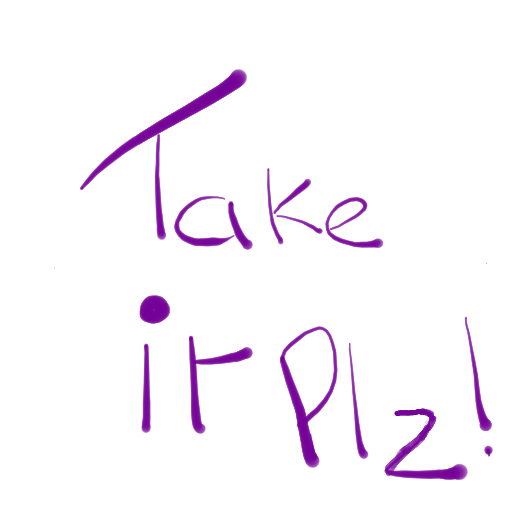
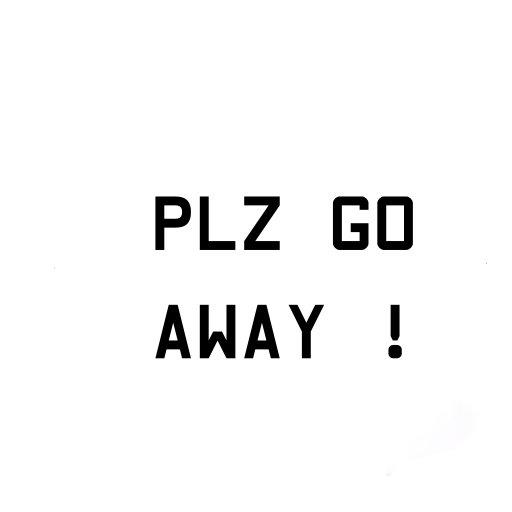
Before/after of a (512, 512) layered artwork. What changed in the layer stack:
removed layer "txt" over (x1=80, y1=69, x2=493, y2=480)
painted on "white" over (x1=80, y1=69, x2=493, y2=480)
